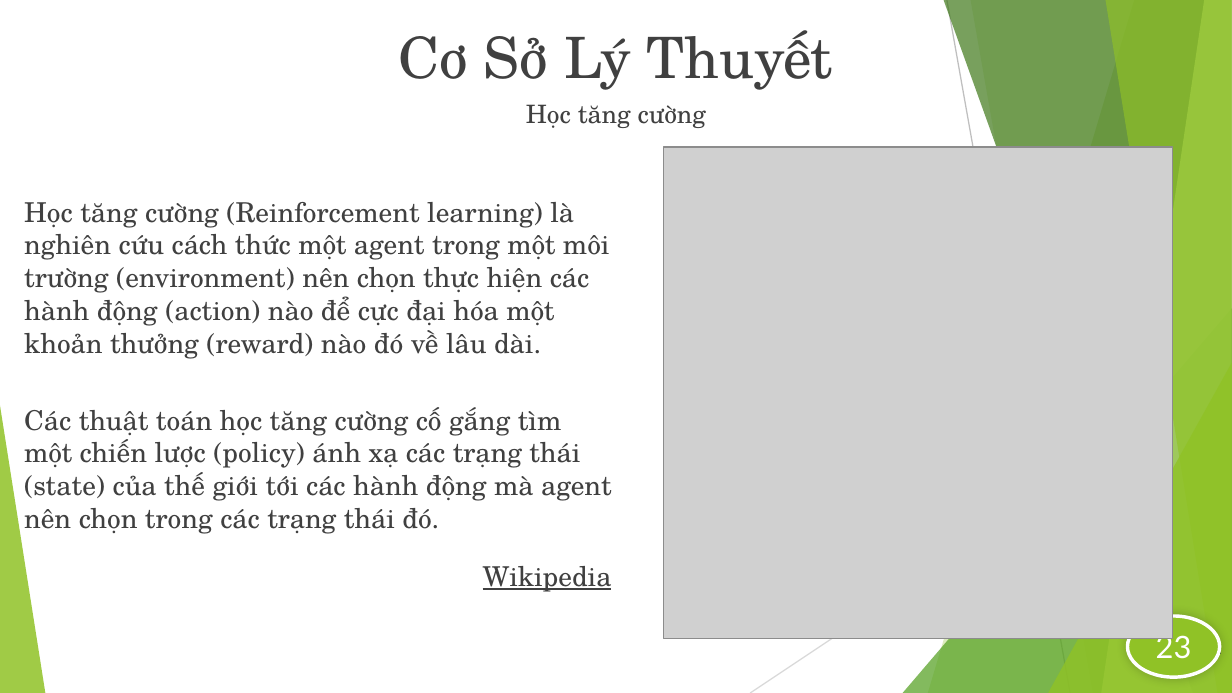
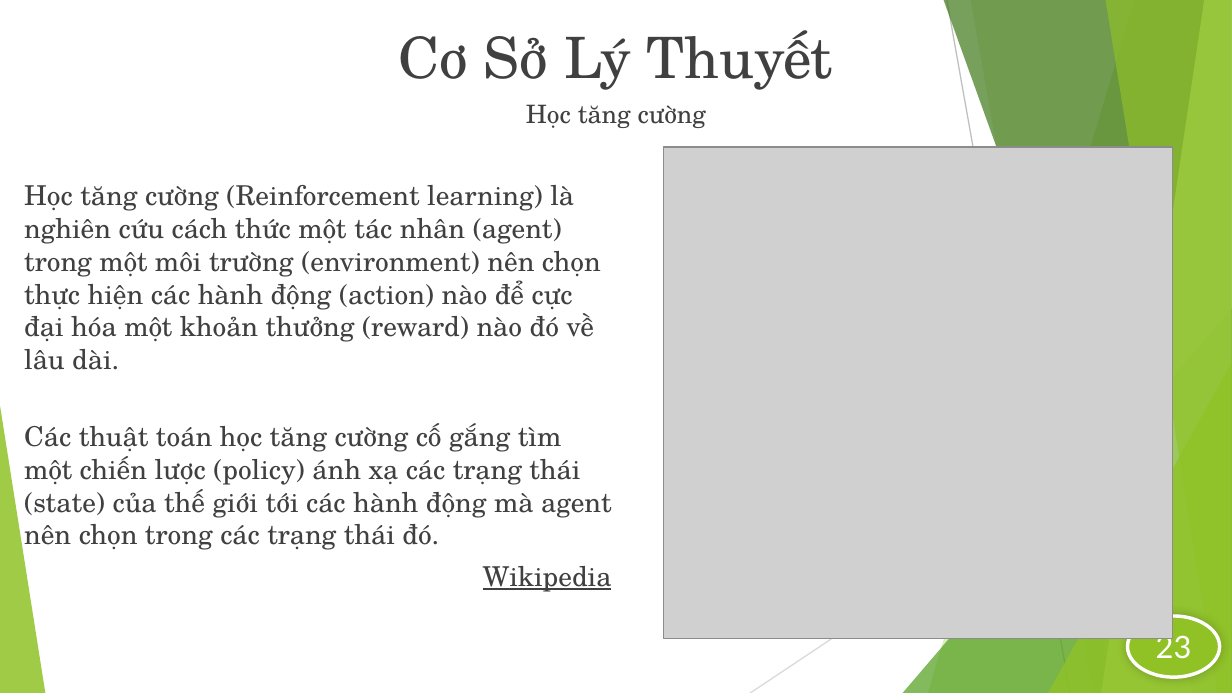
Before and after one commit to vanvibig/BaoCaoLuanVan, a slide deck: slide 20 of LVTN_Vi.pptx (slide 22 before the commit). Drawn at 1232x693 pixels with LibreOffice and Linux fonts; fonts in the diff are those of the drawing; grey boxes stand for pictures. Boxes give left, top, right and bottom in pixels: in the first picture for what was removed or moved away, otherwise in the second. Text is boxed around its words. In the diff, an @@ line names an element or a change of style, - is before the commit and + after.

```diff
--- a/LVTN_Vi.pptx
+++ b/LVTN_Vi.pptx
@@ text at (x1=24, y1=185, x2=601, y2=370): text changed @@
-Học tăng cường (Reinforcement learning) là nghiên cứu cách thức một agent trong một môi trường (environment) nên chọn thực hiện các hành động (action) nào để cực đại hóa một khoản thưởng (reward) nào đó về lâu dài.
+Học tăng cường (Reinforcement learning) là nghiên cứu cách thức một tác nhân (agent) trong một môi trường (environment) nên chọn thực hiện các hành động (action) nào để cực đại hóa một khoản thưởng (reward) nào đó về lâu dài.
```
Also in this commit, not shown: 10 other slides changed, 2 slides removed, 2 other files.
